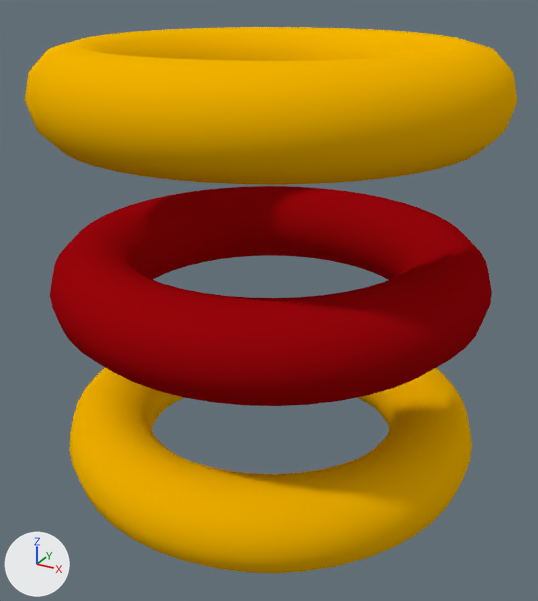
An edit to the Blender file src/test/resources/unit_tests/shared_mat.blend, drawn before and after from the same camera.
The view is the same before and after, from a 50 mm camera at (1.96, -3.58, 2.6) aimed at (0.03, -0.07, 0.85). Lighting does not change. The marker at lower left points along +X, +Y and +Z.

Script lines for the objects in view, before the commit:
```python
mat_not_shared = diffuse_material('not_shared')
mat_not_shared.base_color = (0.337, 0.00182, 0.00402)  # red #9d060d
mat_shared = diffuse_material('shared')
mat_shared.base_color = (0.913, 0.468, 0.0)  # yellow #f5b600
me_torus = bpy.data.meshes.new('Torus')
me_torus.from_pydata(...)  # a torus around z (ring radius 1.0, tube radius 0.25) spanning x -1.25..1.25, y -1.25..1.25, z -0.25..0.25
me_torus.polygons.foreach_set('use_smooth', [True] * 576)
me_torus.materials.append(mat_shared)  # yellow #f5b600
me_torus_001 = bpy.data.meshes.new('Torus.001')
me_torus_001.from_pydata(...)  # a torus around z (ring radius 1.0, tube radius 0.25) spanning x -1.25..1.25, y -1.25..1.25, z -0.25..0.25
me_torus_001.polygons.foreach_set('use_smooth', [True] * 576)
me_torus_001.materials.append(mat_not_shared)  # red #9d060d
me_torus_002 = bpy.data.meshes.new('Torus.002')
me_torus_002.from_pydata(...)  # a torus around z (ring radius 1.0, tube radius 0.25) spanning x -1.25..1.25, y -1.25..1.25, z -0.25..0.25
me_torus_002.polygons.foreach_set('use_smooth', [True] * 576)
me_torus_002.materials.append(mat_shared)  # yellow #f5b600
ob_torus = bpy.data.objects.new('Torus', me_torus)
ob_torus.location = (0.0, 0.0, 0.0)
ob_torus_001 = bpy.data.objects.new('Torus.001', me_torus_001)
ob_torus_001.location = (0.0, 0.0, 0.999)
ob_torus_002 = bpy.data.objects.new('Torus.002', me_torus_002)
ob_torus_002.location = (0.0, 0.0, 2.039)
```
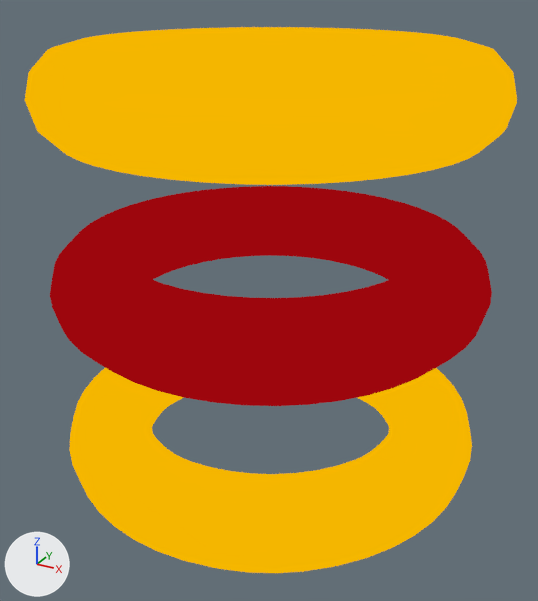
The change, as a list of edits to the scene's bpy script:
```text
Add ng_common_matdefs_misc_unshaded_j3md__jme:
    ng_common_matdefs_misc_unshaded_j3md__jme = bpy.data.node_groups.new('!Common/MatDefs/Misc/Unshaded.j3md; JME', 'ShaderNodeTree')
    # nodes: AddShader, BsdfTransparent, Emission, LightPath, Mix, MixShader
    # colours: white #ffffff
Change mat_shared:
    remove # nodes: BsdfDiffuse, OutputMaterial
    remove # colours: yellow #f5b600
    nodes: Group, OutputMaterial, RGB
    colours: yellow #f5b600, white #ffffff, black #000000
Change mat_not_shared:
    remove # nodes: BsdfDiffuse, OutputMaterial
    remove # colours: red #9d060d
    nodes: Group, OutputMaterial, RGB
    colours: white #ffffff, black #000000, red #9d060d
```

Location of each change, (x1, y1, x2, y2) in pixels of the pictures (538 x 601 px):
'Torus.001', recoloured
    both: (50, 186, 492, 406)
'Torus.002', recoloured
    both: (25, 27, 517, 185)
'Torus', recoloured
    both: (69, 368, 472, 573)
